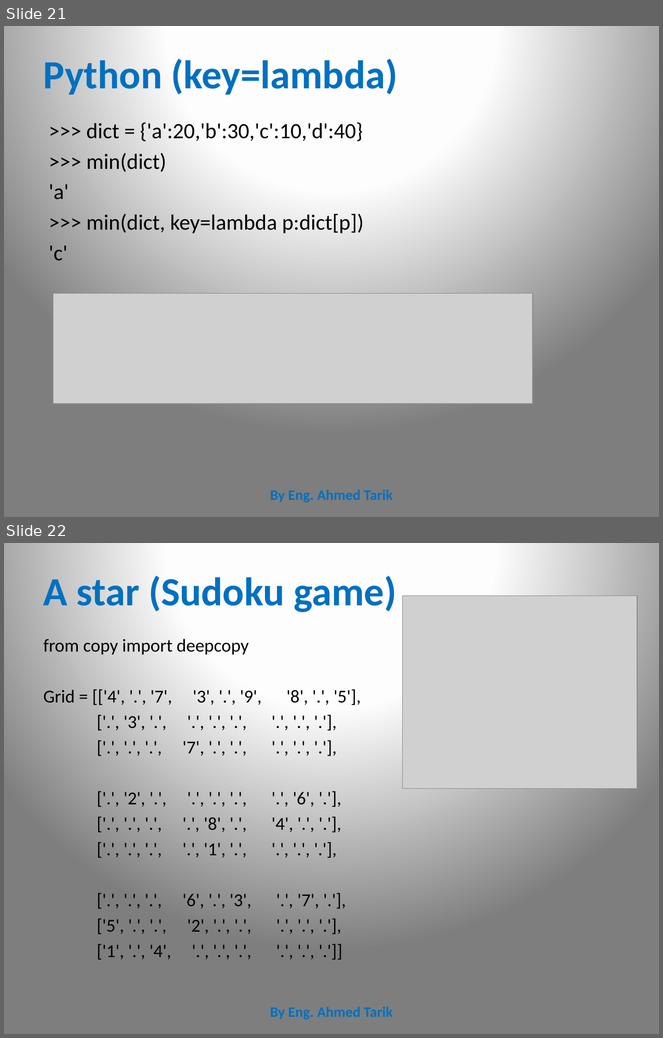
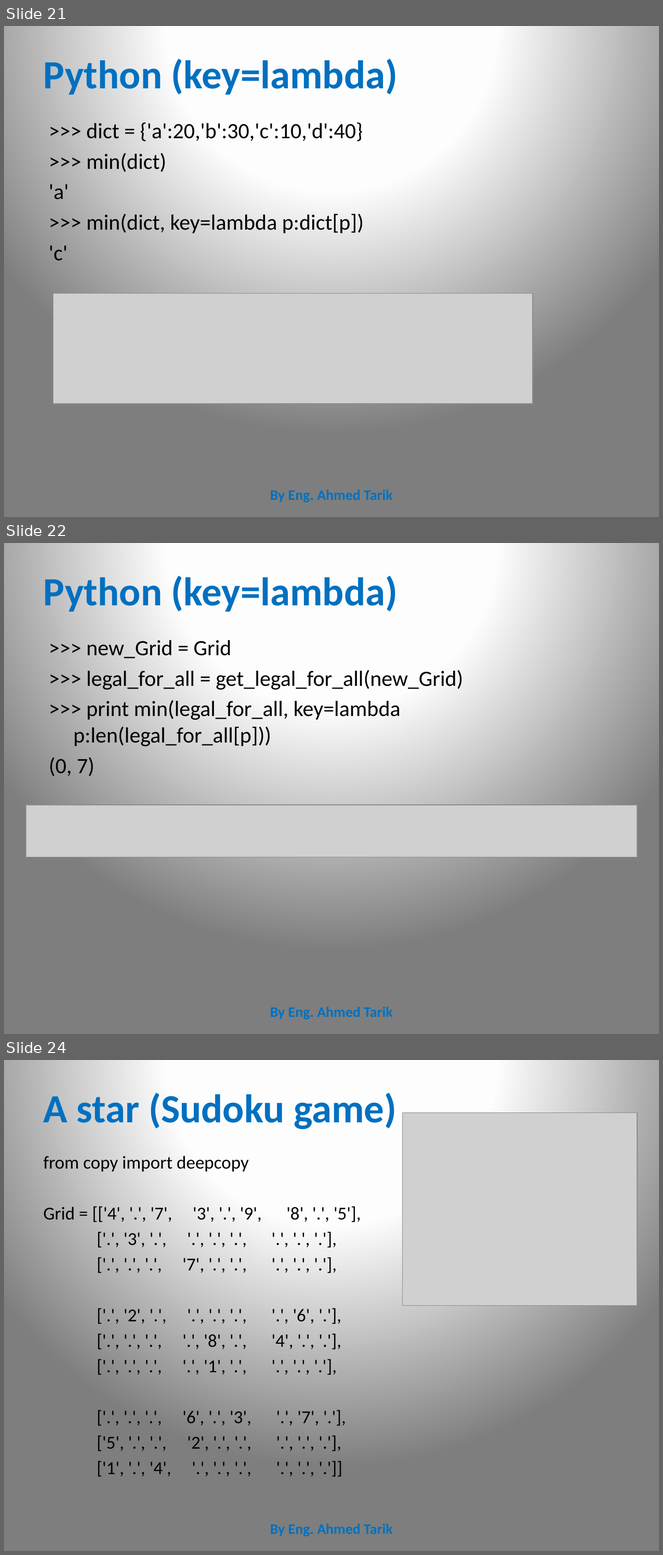
Before and after one commit to CharaD7/AI-class-1, a slide deck: a-star-I.pptx. Shown one above the other, each under a label of ours: slides 21 and 22 before the commit, slides 21, 22 and 24 after it; the slides between them are not shown. The pictures are 663x1038 and 663x1555 pixels, drawn with LibreOffice and Linux fonts; fonts in the diff are those of the drawing; grey boxes stand for pictures. Boxes give left, top, right and bottom in pixels: in the first picture for what was removed or moved away, otherwise in the second. Text is boxed around its words. In the diff, an @@ line names an element or a change of style, - is before the commit and + after.

```diff
--- a/a-star-I.pptx
+++ b/a-star-I.pptx
@@ slide 22 added at (4, 543, 659, 1034), background gradient #FFFFFF to #FEFEFE to #7F7F7F @@
@@ title added at (44, 572, 398, 612), 44 pt, text #0070C0, bold @@
+Python (key=lambda)
@@ text added at (49, 640, 463, 776), 24 pt, text #000000 @@
+>>> new_Grid = Grid
+>>> legal_for_all = get_legal_for_all(new_Grid)
+>>> print min(legal_for_all, key=lambda p:len(legal_for_all[p]))
+(0, 7)
@@ picture added at (26, 805, 637, 858) @@
@@ text added at (270, 1007, 393, 1020), 16 pt, text #0070C0, bold @@
+By Eng. Ahmed Tarik
@@ what was slide 22 is now slide 24 @@
```
Also in this commit, not shown: 1 other slide added, 9 slides removed, 5 other files.
